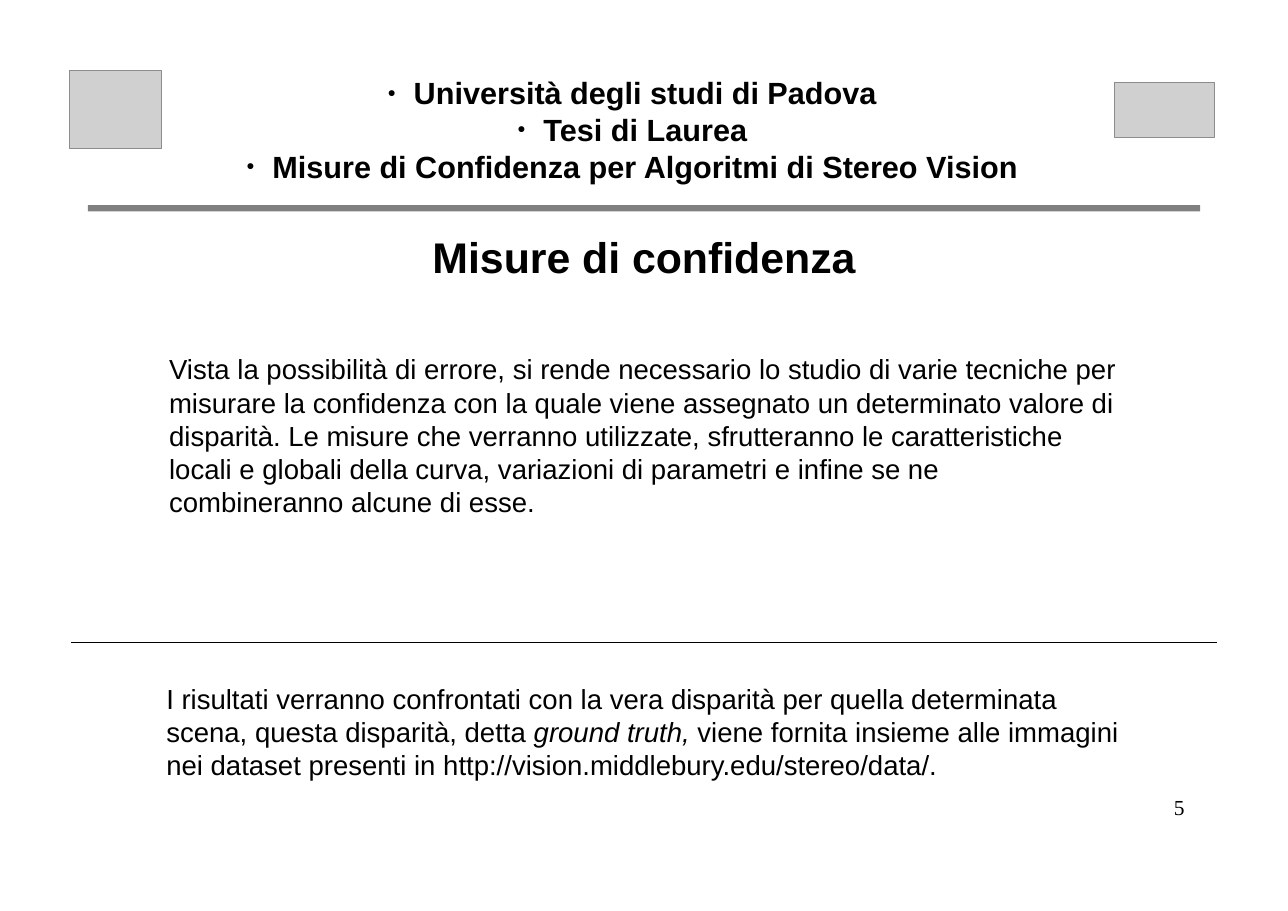
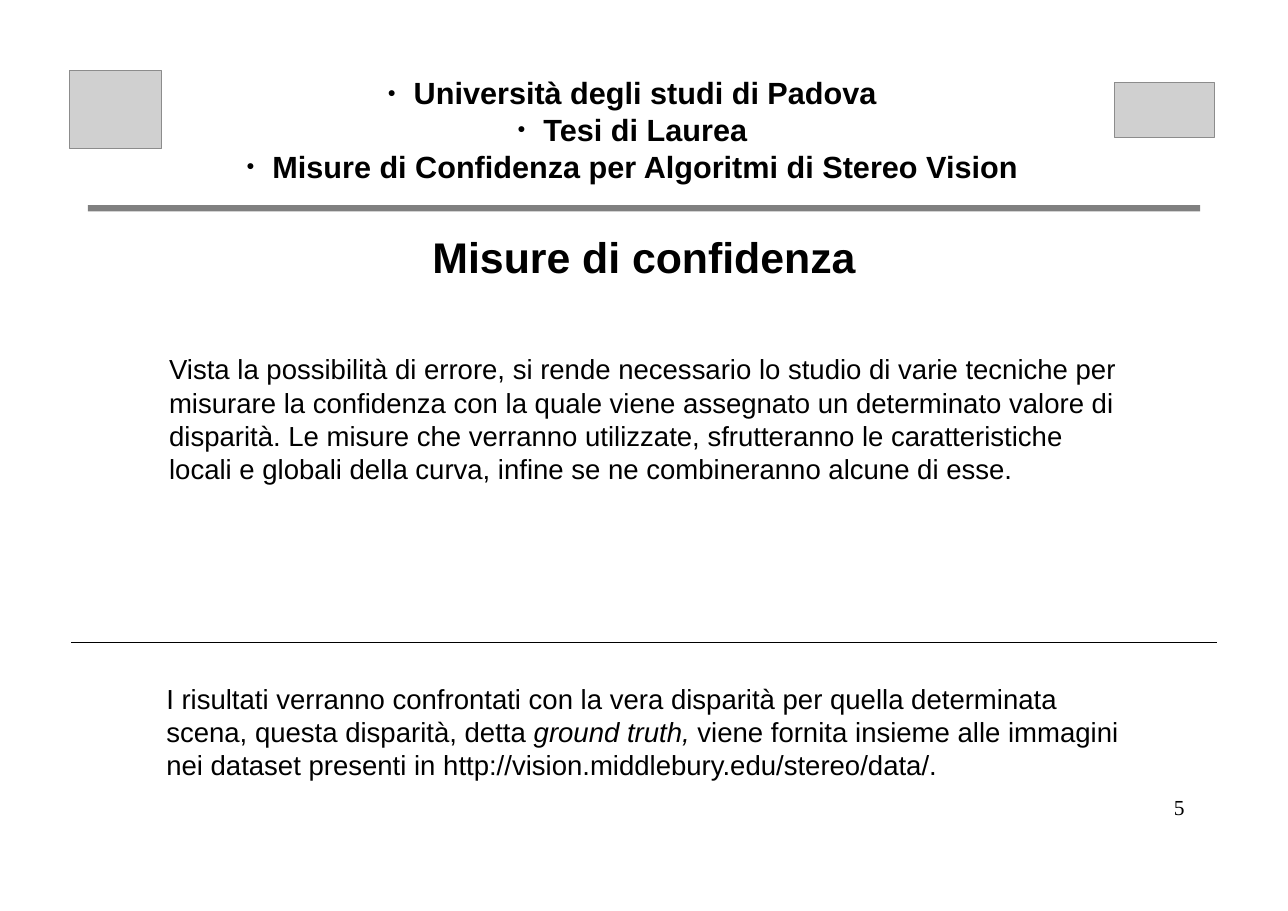
Before and after one commit to nicoladallago/Thesis, a slide deck: slide 5 of altro/presentazione.odp. Drawn at 1288x911 pixels with LibreOffice and Linux fonts; fonts in the diff are those of the drawing; grey boxes stand for pictures. Boxes give left, top, right and bottom in pixels: in the first picture for what was removed or moved away, otherwise in the second. Text is boxed around its words. In the diff, an @@ line names an element or a change of style, - is before the commit and + after.

```diff
--- a/altro/presentazione.odp
+++ b/altro/presentazione.odp
@@ text at bbox=[169, 358, 1116, 484]: text changed @@
-Vista la possibilità di errore, si rende necessario lo studio di varie tecniche per misurare la confidenza con la quale viene assegnato un determinato valore di disparità. Le misure che verranno utilizzate, sfrutteranno le caratteristiche locali e globali della curva, variazioni di parametri e infine se ne combineranno alcune di esse.
+Vista la possibilità di errore, si rende necessario lo studio di varie tecniche per misurare la confidenza con la quale viene assegnato un determinato valore di disparità. Le misure che verranno utilizzate, sfrutteranno le caratteristiche locali e globali della curva, infine se ne combineranno alcune di esse.
```
Also in this commit, not shown: 5 other slides changed, 1 other file.
